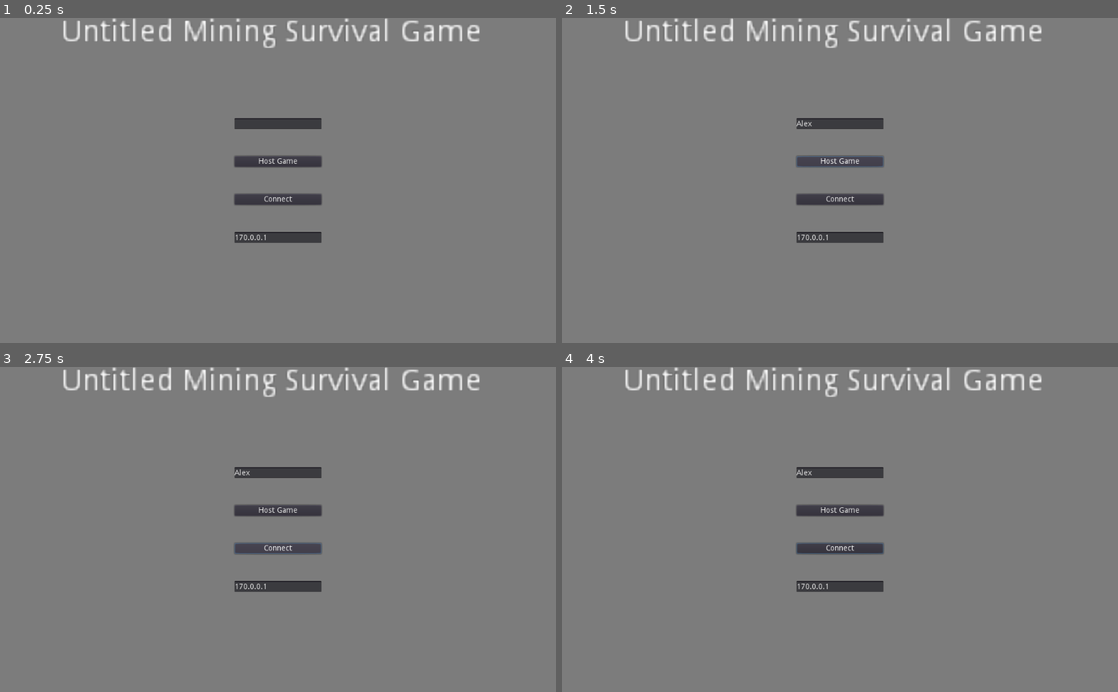
Above: before the commit, frames 1-4 (two rows, left to right).
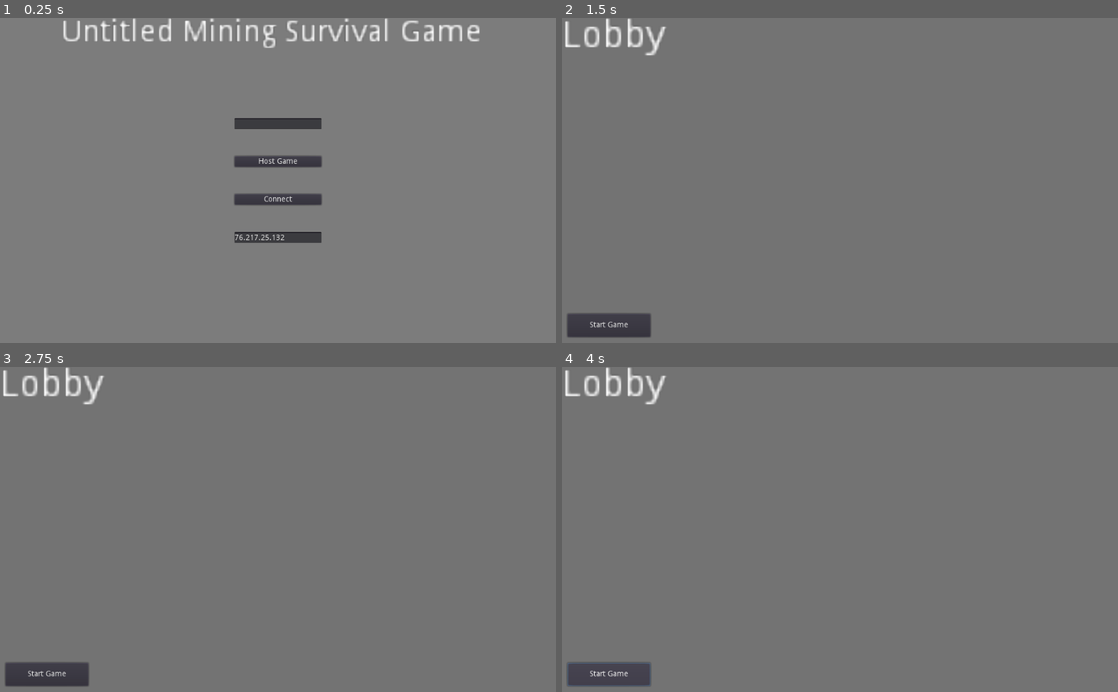
Above: after the commit, the same moments.

Repository: JamesDSource/CoalMineGame
Game: Godot game, scene res://Main Menu/MainMenu.tscn
Two runs of this game, one before a commit and one after it. Both use one fixed random seed, a clock stepped at 60 frames per second and the inputs below.
Inputs (mouse positions are in pixels of both pictures, inside the frame that each line leads up to):
- Up to frame 1 (0.25 s): no input
- Up to frame 2 (1.5 s): click (840, 122) at 0.52 s; type "Alex" at 0.6 s; click "Host Game" at 1.25 s
- Up to frame 3 (2.75 s): click (278, 549) at 2 s, where only the run before the commit has a clickable "Connect"
- Up to frame 4 (4 s): click (606, 675) at 2.75 s, where only the run after the commit has a clickable "Start Game"; click (606, 675) at 3.5 s, where only the run after the commit has a clickable "Start Game"

The runs differ from the first frame. In frame 1, less than 0.1% of the frame differs, in the area x 42-52%, y 66-69%; in frame 2, 5.7%; in frame 3, 5.7%; in frame 4, 5.7%, in the area x 0-87%, y 0-99%.

Commit message:
commit_12/27/2020
connection hopefully made

Diff:
--- /dev/null
+++ b/Lobby/Lobby.gd
@@ -0,0 +1,13 @@
+extends Control
+
+func _process(delta):
+	var label_index = 0
+	for client in Network.clients:
+		label_index += 1
+		var player_label_node = get_node("Players/PlayerLabel" + str(label_index))
+		player_label_node.text = client[1]
+
+	label_index += 1
+	for i in range(label_index, 5):
+		var player_label_node = get_node("Players/PlayerLabel" + str(i))
+		player_label_node.text = ""
--- /dev/null
+++ b/Lobby/Lobby.tscn
@@ -0,0 +1,71 @@
+[gd_scene load_steps=2 format=2]
+
+[ext_resource path="res://Lobby/Lobby.gd" type="Script" id=1]
+
+[node name="Lobby" type="Control"]
+anchor_right = 1.0
+anchor_bottom = 1.0
+script = ExtResource( 1 )
+__meta__ = {
+"_edit_use_anchors_": false
+}
+
+[node name="ColorRect" type="ColorRect" parent="."]
+anchor_right = 1.0
+anchor_bottom = 1.0
+color = Color( 0.454902, 0.454902, 0.454902, 1 )
+__meta__ = {
+"_edit_use_anchors_": false
+}
+
+[node name="Label" type="Label" parent="."]
+margin_right = 40.0
+margin_bottom = 14.0
+rect_scale = Vector2( 5, 5 )
+text = "Lobby"
+__meta__ = {
+"_edit_use_anchors_": false
+}
+
+[node name="Players" type="VBoxContainer" parent="."]
+anchor_left = 1.0
+anchor_right = 1.0
+anchor_bottom = 1.0
+margin_left = -100.0
+custom_constants/separation = 50
+alignment = 1
+__meta__ = {
+"_edit_use_anchors_": false
+}
+
+[node name="PlayerLabel1" type="Label" parent="Players"]
+margin_top = 197.0
+margin_right = 100.0
+margin_bottom = 211.0
+
+[node name="PlayerLabel2" type="Label" parent="Players"]
+margin_top = 261.0
+margin_right = 100.0
+margin_bottom = 275.0
+
+[node name="PlayerLabel3" type="Label" parent="Players"]
+margin_top = 325.0
+margin_right = 100.0
+margin_bottom = 339.0
+
+[node name="PlayerLabel4" type="Label" parent="Players"]
+margin_top = 389.0
+margin_right = 100.0
+margin_bottom = 403.0
+
+[node name="Button" type="Button" parent="."]
+anchor_top = 1.0
+anchor_bottom = 1.0
+margin_left = 10.0
+margin_top = -54.3137
+margin_right = 163.0
+margin_bottom = -11.3137
+text = "Start Game"
+__meta__ = {
+"_edit_use_anchors_": false
+}
--- a/Main Menu/MainMenu.gd
+++ b/Main Menu/MainMenu.gd
@@ -2,8 +2,11 @@
 
 
 func _on_ButtonHost_pressed():
-	print("Hosting")
-
+	Network.client_name = $VBoxContainer/TextEditName.text
+	Network.create_server()
+	get_tree().change_scene("res://Lobby/Lobby.tscn")
 
 func _on_ButtonConnect_pressed():
-	print("Connecting")
+	Network.client_name = $VBoxContainer/TextEditName.text
+	Network.connect_client($VBoxContainer/TextEditIP.text)
+	get_tree().change_scene("res://Lobby/Lobby.tscn")
--- a/Main Menu/MainMenu.tscn
+++ b/Main Menu/MainMenu.tscn
@@ -14,6 +14,18 @@
 anchor_right = 1.0
 anchor_bottom = 1.0
 color = Color( 0.490196, 0.490196, 0.490196, 1 )
+__meta__ = {
+"_edit_use_anchors_": false
+}
+
+[node name="RichTextLabel" type="RichTextLabel" parent="."]
+anchor_left = 0.5
+anchor_right = 0.5
+margin_left = -400.0
+margin_right = -204.0
+margin_bottom = 15.0
+rect_scale = Vector2( 4, 4 )
+text = "Untitled Mining Survival Game"
 __meta__ = {
 "_edit_use_anchors_": false
 }
@@ -58,19 +70,7 @@
 margin_bottom = 335.0
 rect_min_size = Vector2( 0, 20 )
 hint_tooltip = "IP"
-text = "170.0.0.1"
+text = "76.217.25.132"
 highlight_current_line = true
-
-[node name="RichTextLabel" type="RichTextLabel" parent="."]
-anchor_left = 0.5
-anchor_right = 0.5
-margin_left = -400.0
-margin_right = -204.0
-margin_bottom = 15.0
-rect_scale = Vector2( 4, 4 )
-text = "Untitled Mining Survival Game"
-__meta__ = {
-"_edit_use_anchors_": false
-}
 [connection signal="pressed" from="VBoxContainer/ButtonHost" to="." method="_on_ButtonHost_pressed"]
 [connection signal="pressed" from="VBoxContainer/ButtonConnect" to="." method="_on_ButtonConnect_pressed"]
--- a/Singletons/Network.gd
+++ b/Singletons/Network.gd
@@ -3,17 +3,8 @@
 const PORT = 9785
 const MAX_PLAYERS = 4
 
-onready var peer = NetworkedMultiplayerENet.new()
-
-# Client class that hold all client info
-class Client:
-	var id = ""
-	var client_name = ""
-	func _init(id, client_name):
-		self.id = id
-		self.client_name = client_name
-
-var clients = []
+sync var clients = []
+var client_name = ""
 
 func _ready():
 	# setting some signals
@@ -22,27 +13,44 @@
 
 # functions for managing the server/client
 func create_server():
+	var peer = NetworkedMultiplayerENet.new()
 	peer.create_server(PORT, MAX_PLAYERS)
 	get_tree().network_peer = peer
 
+	_player_connected(get_tree().get_network_unique_id())
+
 func connect_client(ip):
+	var peer = NetworkedMultiplayerENet.new()
 	peer.create_client(ip, PORT)
 	get_tree().network_peer = peer
 
 func network_disconnect():
 	get_tree().network_peer = null
 
+# some signals
+sync func _set_player_name(player_name):
+	var sender_id = get_tree().get_rpc_sender_id()
+	var index = 0
+	for client in clients:
+		if client[0] == sender_id:
+			clients[index] = [sender_id, player_name]
+			rset("clients", clients)
+			break
+		index = index + 1
 
-# some signals
+sync func _request_player_name():
+	rpc_id(1, "_set_player_name", client_name)
+
 func _player_connected(id):
 	if get_tree().is_network_server():
-		clients.append(Client.new(id, "Player"))
+		clients.append([id, "Player Name"])
 		rset("clients", clients)
+		rpc_id(id, "_request_player_name")
 
 func _player_disconnected(id):
 	if get_tree().is_network_server():
 		for client in clients:
-			if client.id == id:
+			if client[0] == id:
 				clients.erase(client)
 				rset("clients", clients)
 				break
